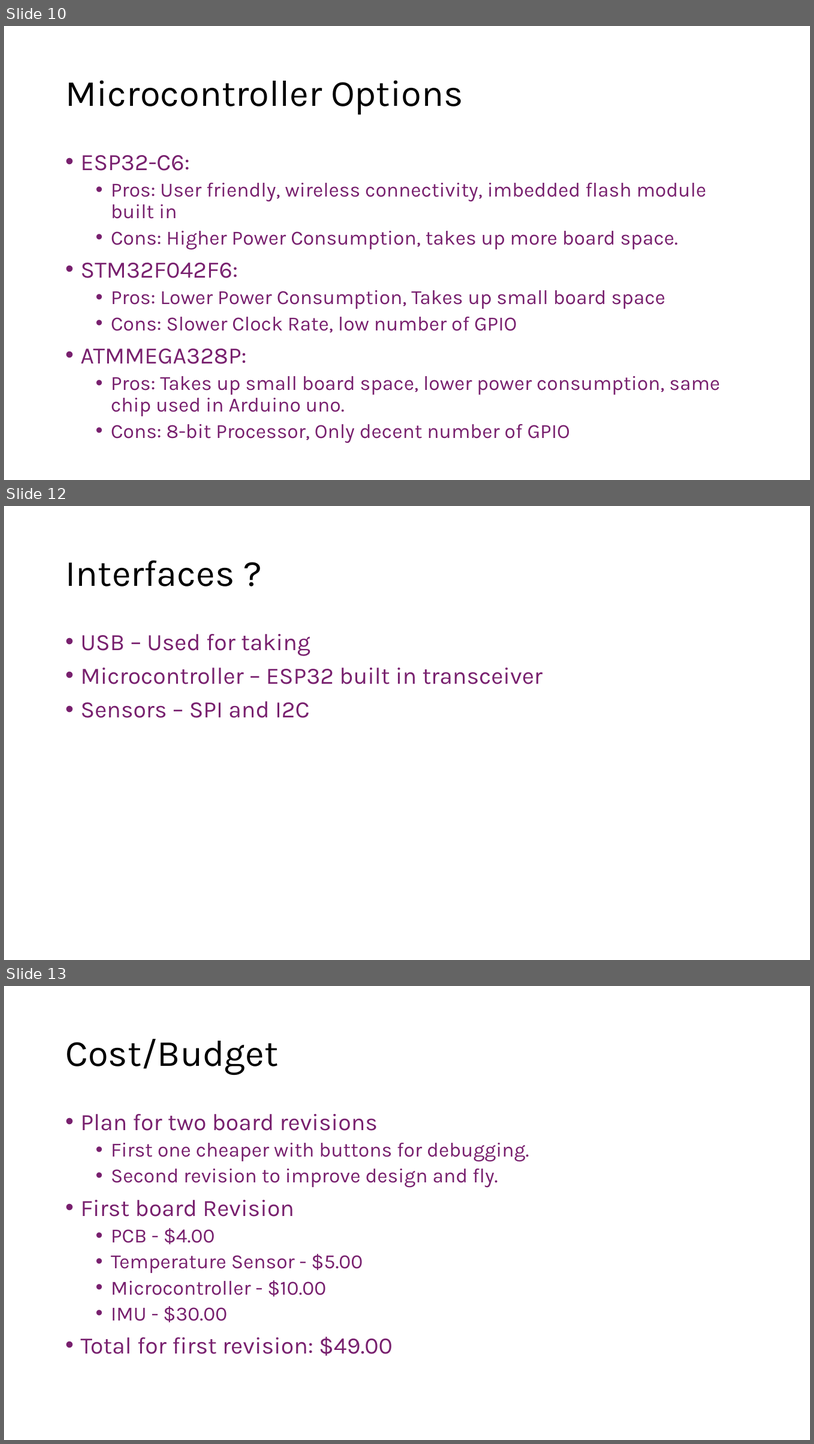
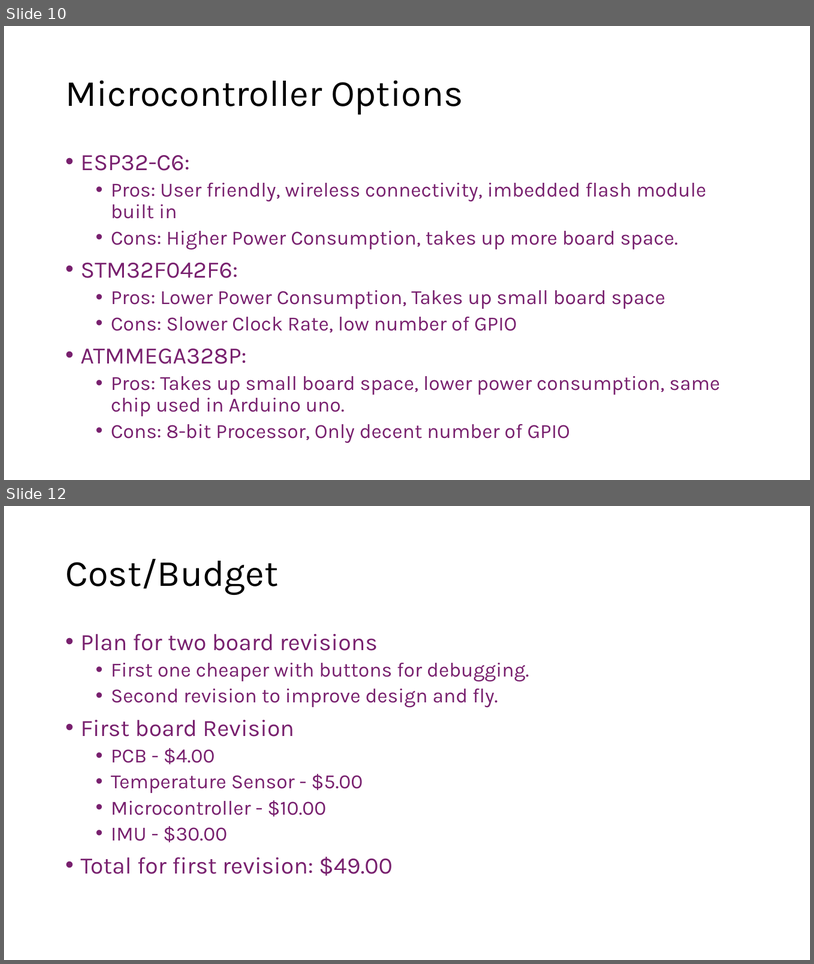
Before and after one commit to Tannyr-Singleterry/ECE590_SeniorDesign, a slide deck: Documents/CDR/CDR_Presentation.pptx. Shown one above the other, each under a label of ours: slides 10, 12 and 13 before the commit, slides 10 and 12 after it; the slides between them are not shown. The pictures are 814x1444 and 814x964 pixels, drawn with LibreOffice and Linux fonts; fonts in the diff are those of the drawing. Boxes give left, top, right and bottom in pixels: in the first picture for what was removed or moved away, otherwise in the second. Text is boxed around its words. In the diff, an @@ line names an element or a change of style, - is before the commit and + after.

```diff
--- a/Documents/CDR/CDR_Presentation.pptx
+++ b/Documents/CDR/CDR_Presentation.pptx
@@ slide 12 removed at (4, 506, 810, 960), background #FFFFFF @@
@@ title removed at (65, 560, 234, 586) @@
-Interfaces ?
@@ text removed at (81, 634, 543, 718) @@
-• USB – Used for taking
-• Microcontroller – ESP32 built in transceiver
-• Sensors – SPI and I2C
@@ what was slide 13 is now slide 12 @@
```
Also in this commit, not shown: 3 slides changed.
